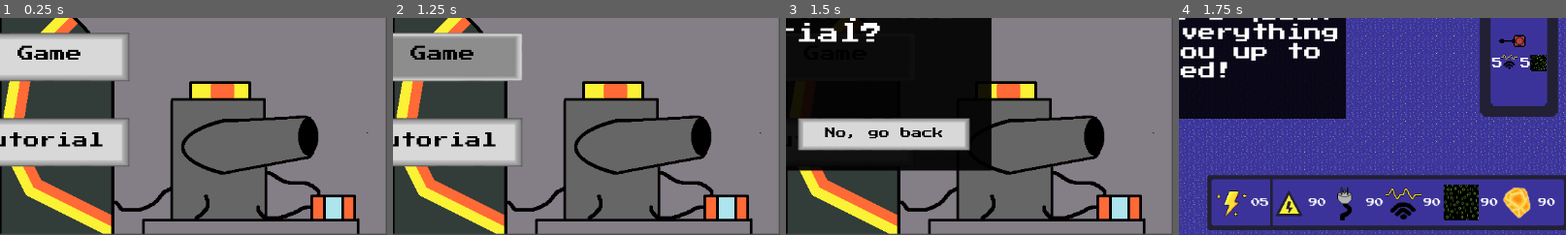
Above: before the commit, frames 1-4 (left to right).
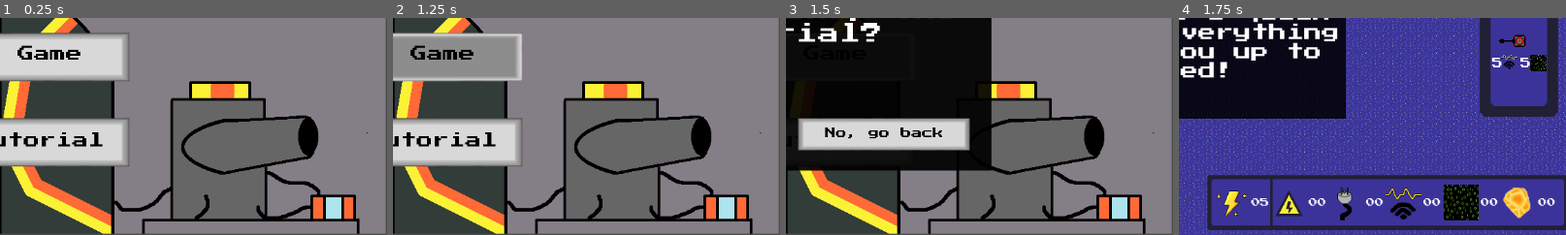
Above: after the commit, the same moments.

Repository: CalebJoines/Computer-Castle
Game: Godot game, scene res://Scenes/TitleScreen.tscn
Two runs of this game, one before a commit and one after it. Both use one fixed random seed, a clock stepped at 60 frames per second and the inputs below. Sound files missing from this copy of the repository are replaced by a short silence.
Inputs (mouse positions are % of the whole screen's width and height, from its top left):
- Up to frame 1 (0.25 s): no input
- Up to frame 2 (1.25 s): tap Enter at 0.5 s; drag from (50, 59) to (60, 28) at 0.52 s
- Up to frame 3 (1.5 s): tap Space at 1.25 s; drag from (50, 79) to (45, 70) at 1.27 s
- Up to frame 4 (1.75 s): no input
The pictures show only the part of the screen within x 50-100%, y 50-100%; the shares and areas given below are measured in that part.

Frames 1-3 are identical in both runs. In frame 4, 0.2% of the frame differs, in the area x 33-95%, y 83-87%.

Commit message:
less questions

Diff:
--- a/computer-castle-/Scripts/resource_manager.gd
+++ b/computer-castle-/Scripts/resource_manager.gd
@@ -2,11 +2,11 @@
 @onready var scenepath= "res://Scenes/loss_screen.tscn"
 
 # RESOURCE VALUES
-var volts : int = 90
-var data : int = 90
-var circuits : int = 90
-var bandwidth : int = 90
-var ai_cores : int = 90
+var volts : int = 0
+var data : int = 0
+var circuits : int = 00
+var bandwidth : int = 0
+var ai_cores : int = 0
 var energy : int = 5
 var health: int = 23:
 	set(value):
@@ -132,7 +132,7 @@
 	bandwidth=0
 	data=0
 	health=max_health
-	energy = ((LevelManager.get_current_level_index())*5)+10
+	energy = ((LevelManager.get_current_level_index())*5)+5
 
 #healthbar stuff
 func take_damage(damage:int):
Not shown: 1 places in computer-castle-/Scenes/Tutorial/tutoriallevelcutscene.tscn that only renumber resources
Not shown: 1 places in computer-castle-/Scenes/gamelevel3.tscn that only renumber resources
